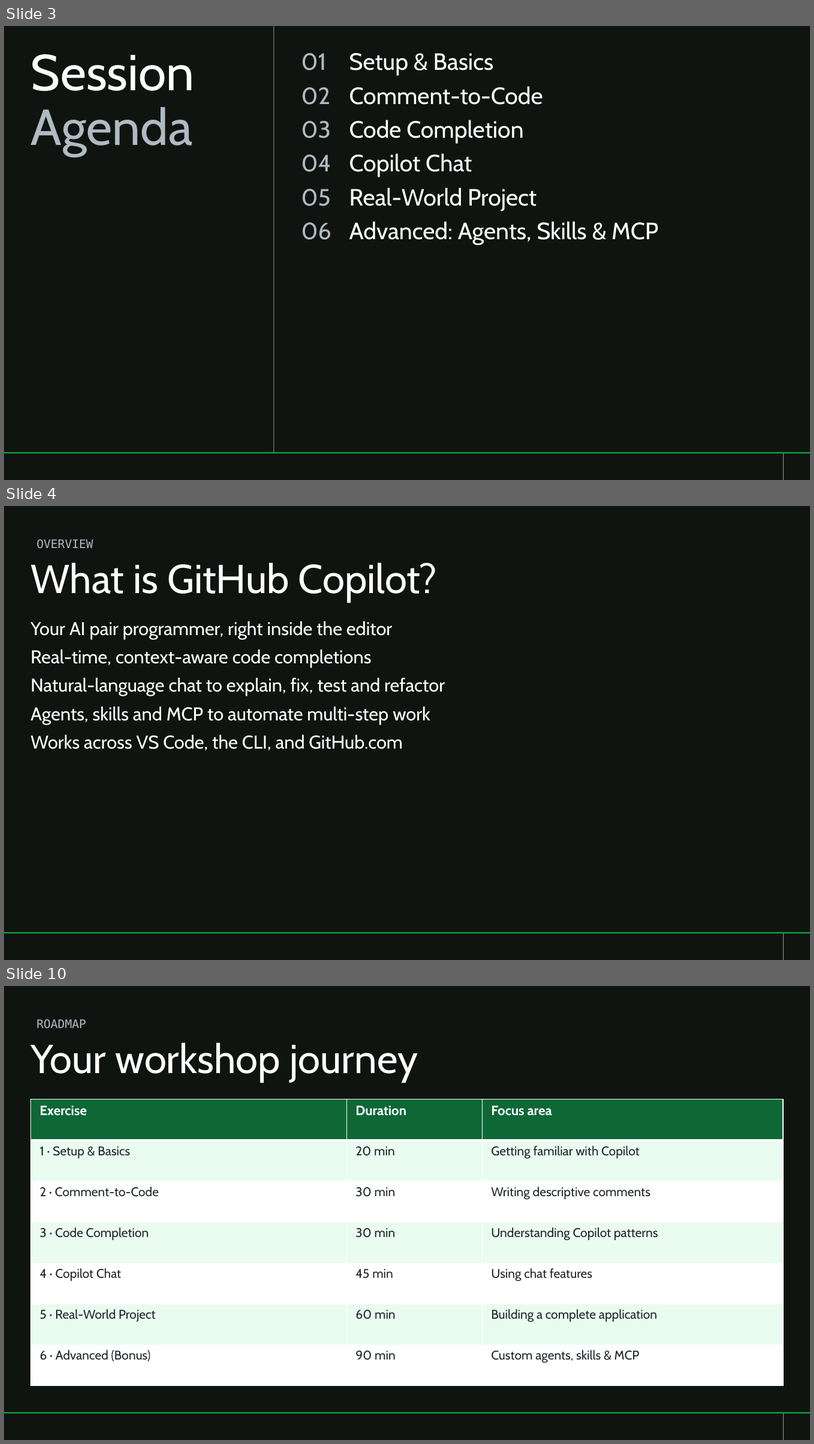
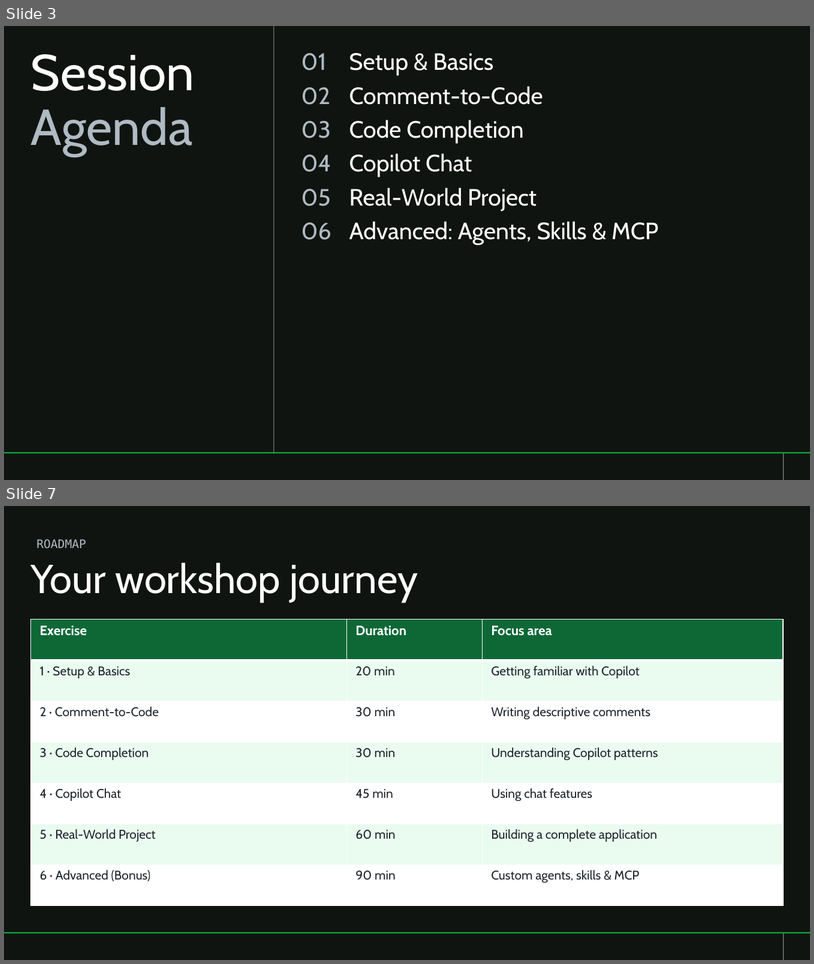
Before and after one commit to abhi-singhs/github-copilot-workshop, a slide deck: resources/github-copilot-workshop.pptx. Shown one above the other, each under a label of ours: slides 3, 4 and 10 before the commit, slides 3 and 7 after it; the slides between them are not shown. The pictures are 814x1444 and 814x964 pixels, drawn with LibreOffice and Linux fonts; fonts in the diff are those of the drawing; background and template pictures are left out. Boxes give left, top, right and bottom in pixels: in the first picture for what was removed or moved away, otherwise in the second. Text is boxed around its words. In the diff, an @@ line names an element or a change of style, - is before the commit and + after.

```diff
--- a/resources/github-copilot-workshop.pptx
+++ b/resources/github-copilot-workshop.pptx
@@ slide 4 removed at [4, 506, 810, 960], background #101411; not listed: 2 template elements that a slide beside it also shows @@
@@ text removed at [36, 539, 93, 549] @@
-OVERVIEW
@@ title removed at [30, 562, 438, 603] @@
-What is GitHub Copilot?
@@ text removed at [30, 621, 445, 750] @@
-Your AI pair programmer, right inside the editor
-Real-time, context-aware code completions
-Natural-language chat to explain, fix, test and refactor
-Agents, skills and MCP to automate multi-step work
-Works across VS Code, the CLI, and GitHub.com
@@ what was slide 10 is now slide 7 @@
```
Also in this commit, not shown: 3 slides changed, 5 other slides removed.
